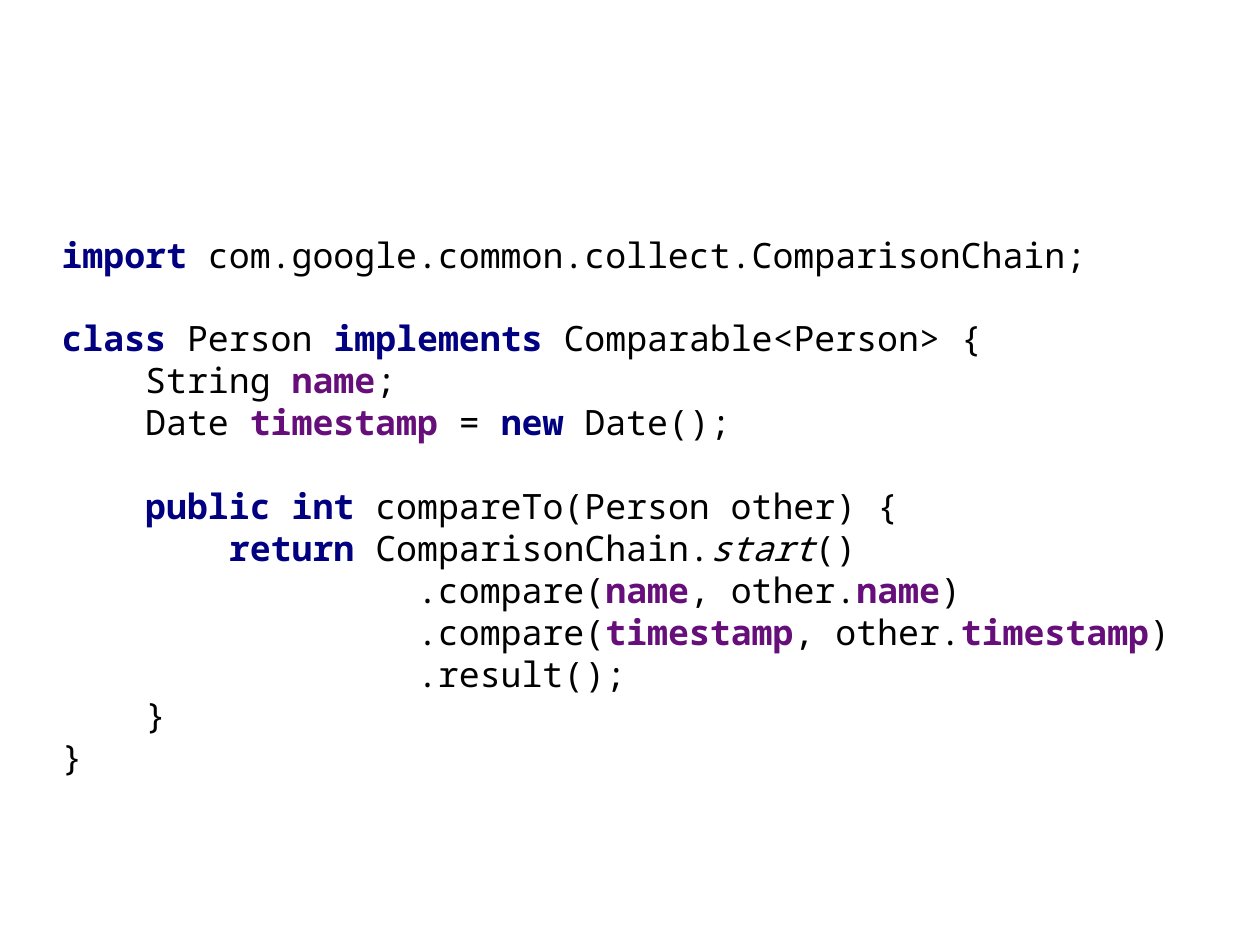
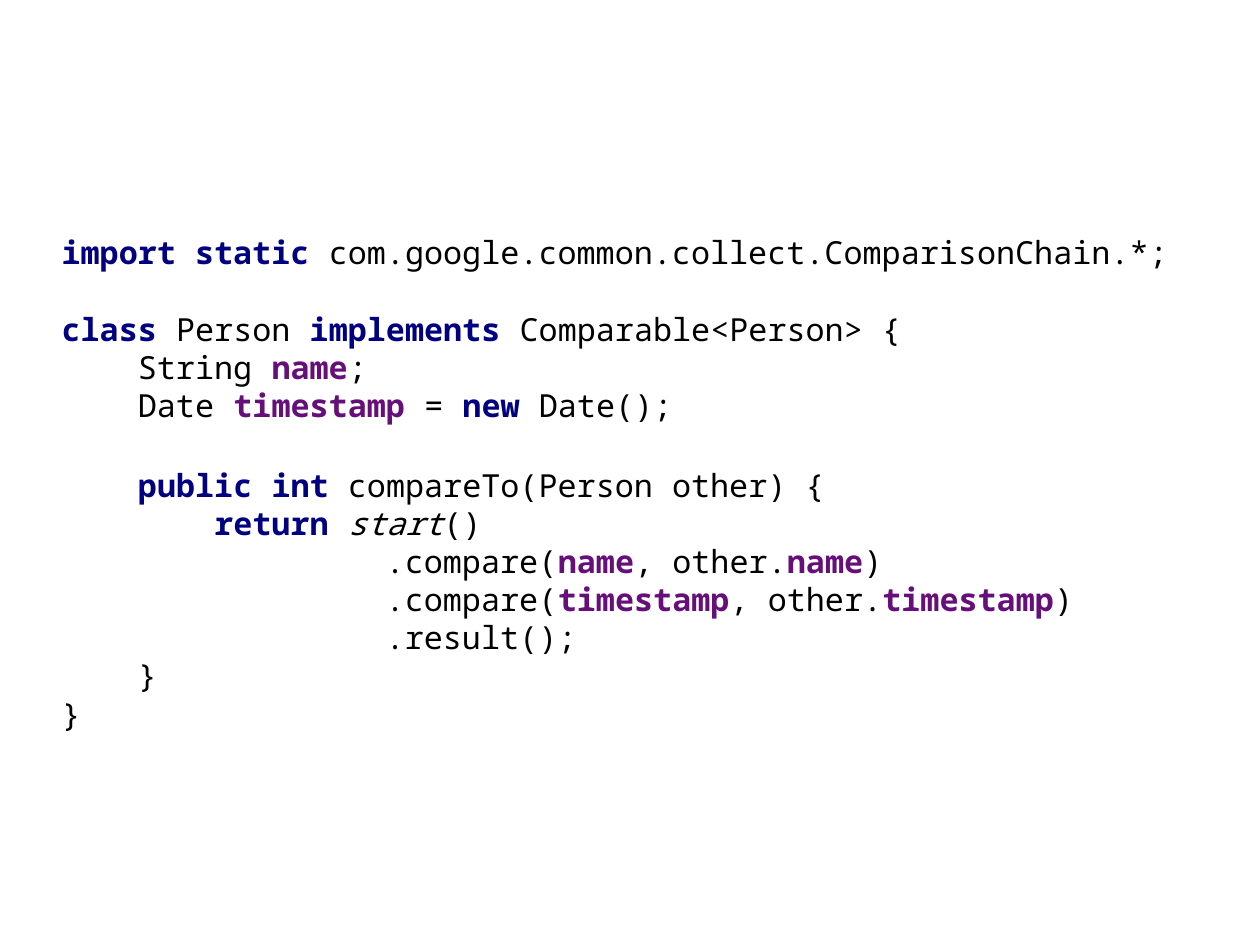
Before and after one commit to HamletDRC/presentations, a slide deck: slide 58 of javaboilerplatebusters/BoilerPlateBusters_33rdDegree.odp (slide 60 before the commit). Drawn at 1260x945 pixels with LibreOffice and Linux fonts; fonts in the diff are those of the drawing; background and template pictures are left out. Boxes give left, top, right and bottom in pixels: in the first picture for what was removed or moved away, otherwise in the second. Text is boxed around its words. In the diff, an @@ line names an element or a change of style, - is before the commit and + after.

```diff
--- a/javaboilerplatebusters/BoilerPlateBusters_33rdDegree.odp
+++ b/javaboilerplatebusters/BoilerPlateBusters_33rdDegree.odp
@@ text at <box>62,239,1168,272</box>: text changed; size 22 to 20 pt @@
-import com.google.common.collect.ComparisonChain;
+import static com.google.common.collect.ComparisonChain.*;
@@ text at <box>62,316,1073,654</box>: size 22 to 20 pt in "class Person implements Comparable<Person> {", "String name;", "Date timestamp = new Date();", "public int compareTo(Person other) {" and 5 more places @@
@@ text at <box>214,504,443,536</box>: text changed; size 22 to 20 pt @@
-return ComparisonChain.start()
+return start()
```
Also in this commit, not shown: 29 other slides changed, 1 slide added, 2 slides removed.
